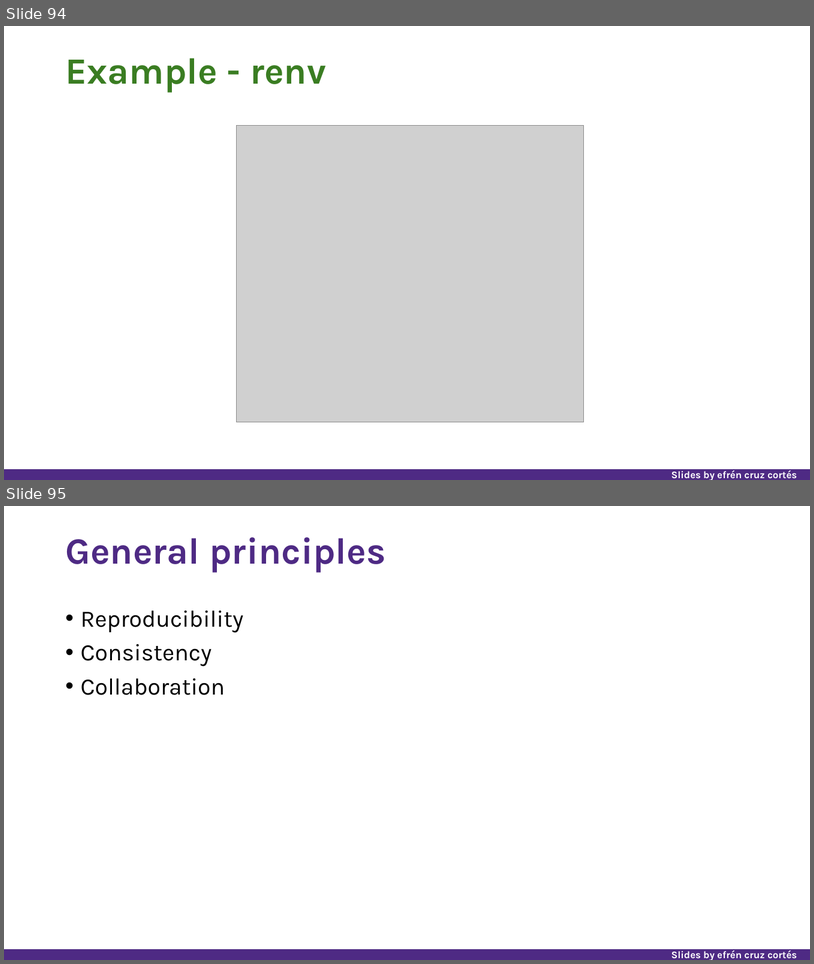
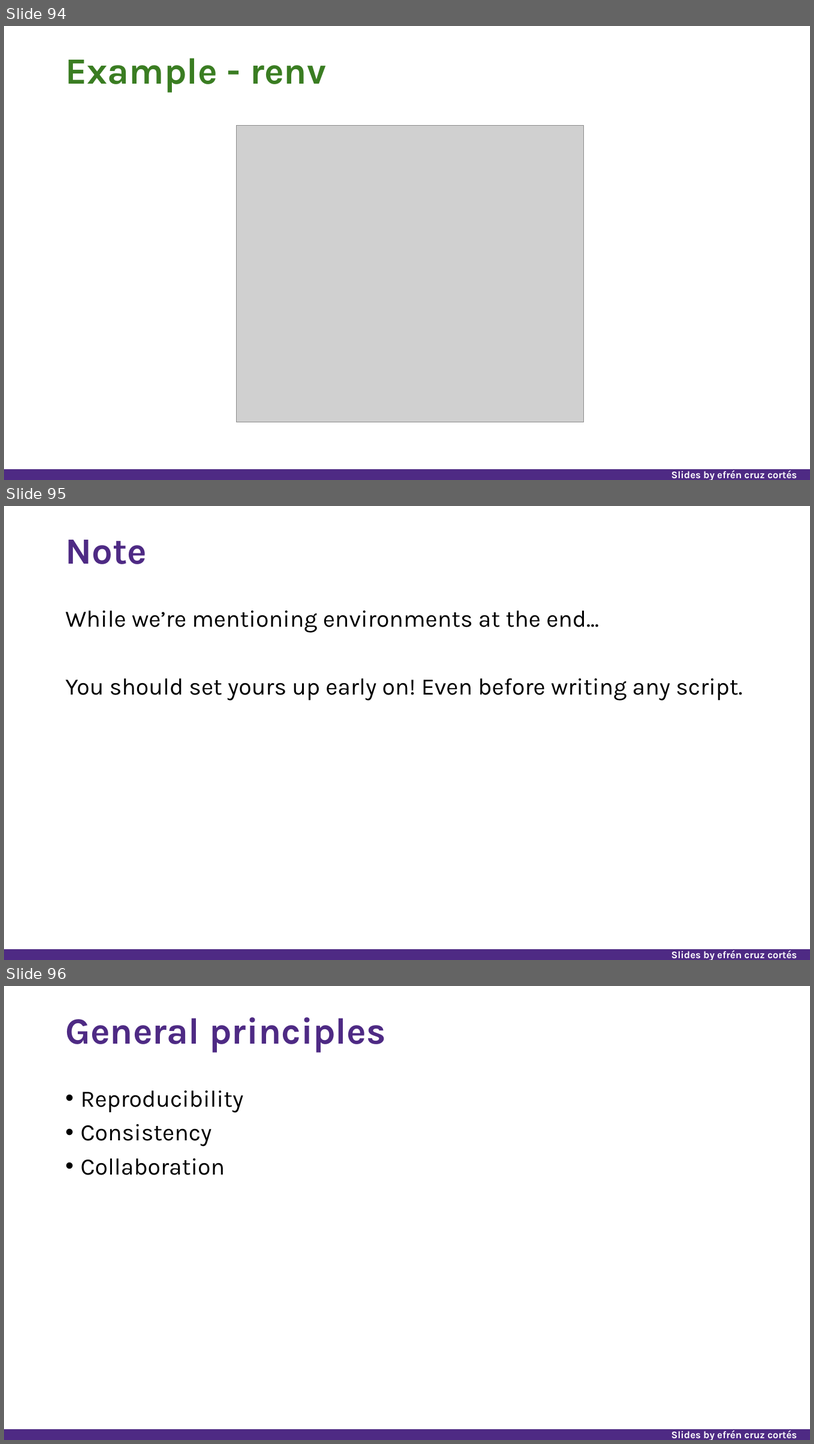
Before and after one commit to nuitrcs/researchers_guide_to_code_organization, a slide deck: researchers_guide_to_code_organization_day_1.pptx. Shown one above the other, each under a label of ours: slides 94 and 95 before the commit, slides 94, 95 and 96 after it. The pictures are 814x964 and 814x1444 pixels, drawn with LibreOffice and Linux fonts; fonts in the diff are those of the drawing; grey boxes stand for pictures. Boxes give left, top, right and bottom in pixels: in the first picture for what was removed or moved away, otherwise in the second. Text is boxed around its words. In the diff, an @@ line names an element or a change of style, - is before the commit and + after.

```diff
--- a/researchers_guide_to_code_organization_day_1.pptx
+++ b/researchers_guide_to_code_organization_day_1.pptx
@@ slide 95 added at box(4, 506, 810, 960), background #FFFFFF; not listed: 2 template elements that a slide beside it also shows @@
@@ title added at box(65, 540, 147, 564), 44 pt, text #4E2A84, bold @@
+Note
@@ text added at box(65, 610, 743, 700), 28 pt, text #000000 @@
+While we’re mentioning environments at the end...
+You should set yours up early on! Even before writing any script.
@@ what was slide 95 is now slide 96 @@
```
Also in this commit, not shown: 1 other slide added, 1 slide removed, 2 other files.
